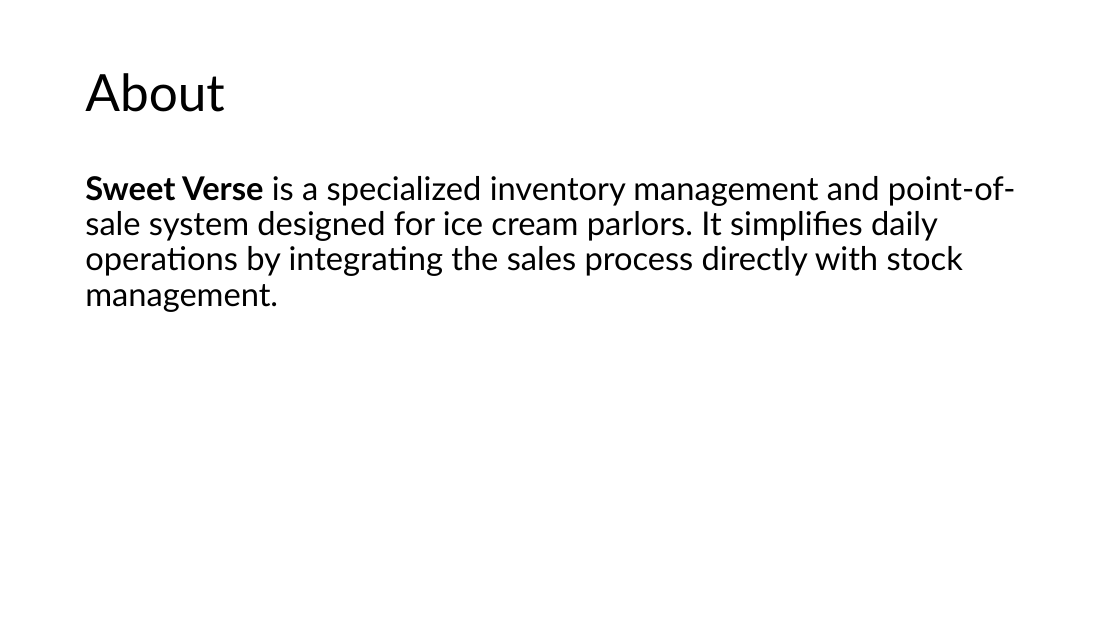
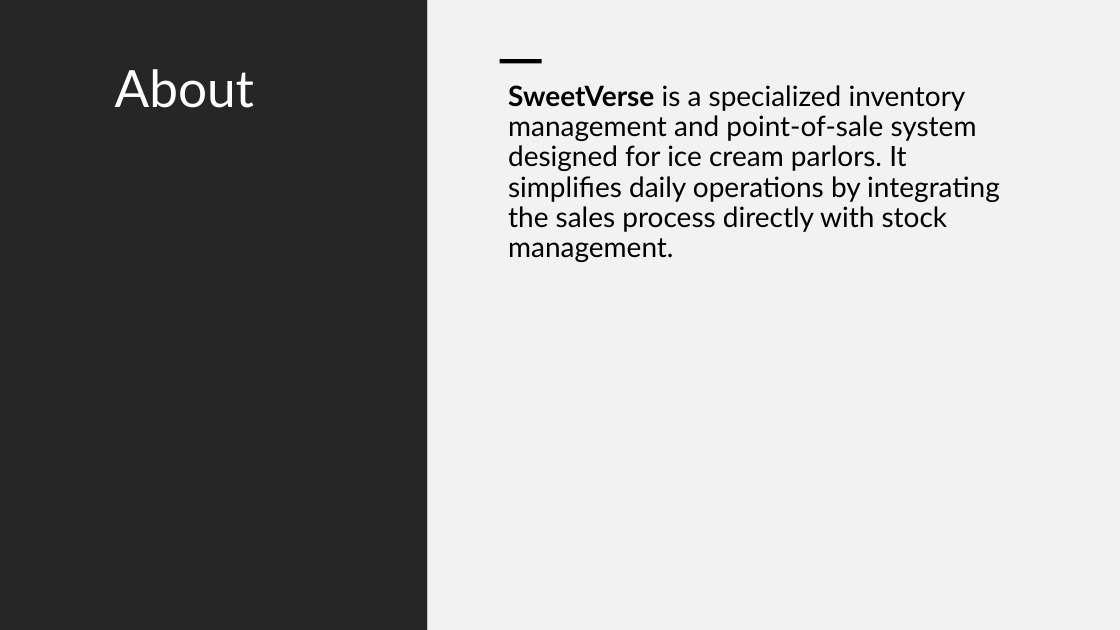
Before and after one commit to 251027-Java/P0GundavelliH, a slide deck: slide 2 of SweetVerse_Presentation.pptx. Drawn at 1120x630 pixels with LibreOffice and Linux fonts; fonts in the diff are those of the drawing. Boxes give left, top, right and bottom in pixels: in the first picture for what was removed or moved away, otherwise in the second. Text is boxed around its words. In the diff, an @@ line names an element or a change of style, - is before the commit and + after.

Commit message:
final changes to presentation

```diff
--- a/SweetVerse_Presentation.pptx
+++ b/SweetVerse_Presentation.pptx
@@ rectangle added at <box>0,0,428,630</box>, fill #262626 @@
@@ rectangle added at <box>428,0,1120,630</box>, fill #F2F2F2 @@
@@ title "About": place and size @@
-title "About" at <box>85,73,224,112</box>
+title "About" at <box>115,69,254,108</box>
@@ title "About" at <box>115,69,254,108</box>: text colour #000000 to #FFFFFF; vertical alignment middle to top @@
@@ rectangle added at <box>500,59,542,63</box>, fill #000000 @@
@@ text at <box>508,85,1000,262</box>: text changed; size 28 to 24 pt @@
-Sweet Verse is a specialized inventory management and point-of-sale system designed for ice cream parlors. It simplifies daily operations by integrating the sales process directly with stock management.
+SweetVerse is a specialized inventory management and point-of-sale system designed for ice cream parlors. It simplifies daily operations by integrating the sales process directly with stock management.
```
Also in this commit, not shown: 5 other slides changed, 1 slide added.
